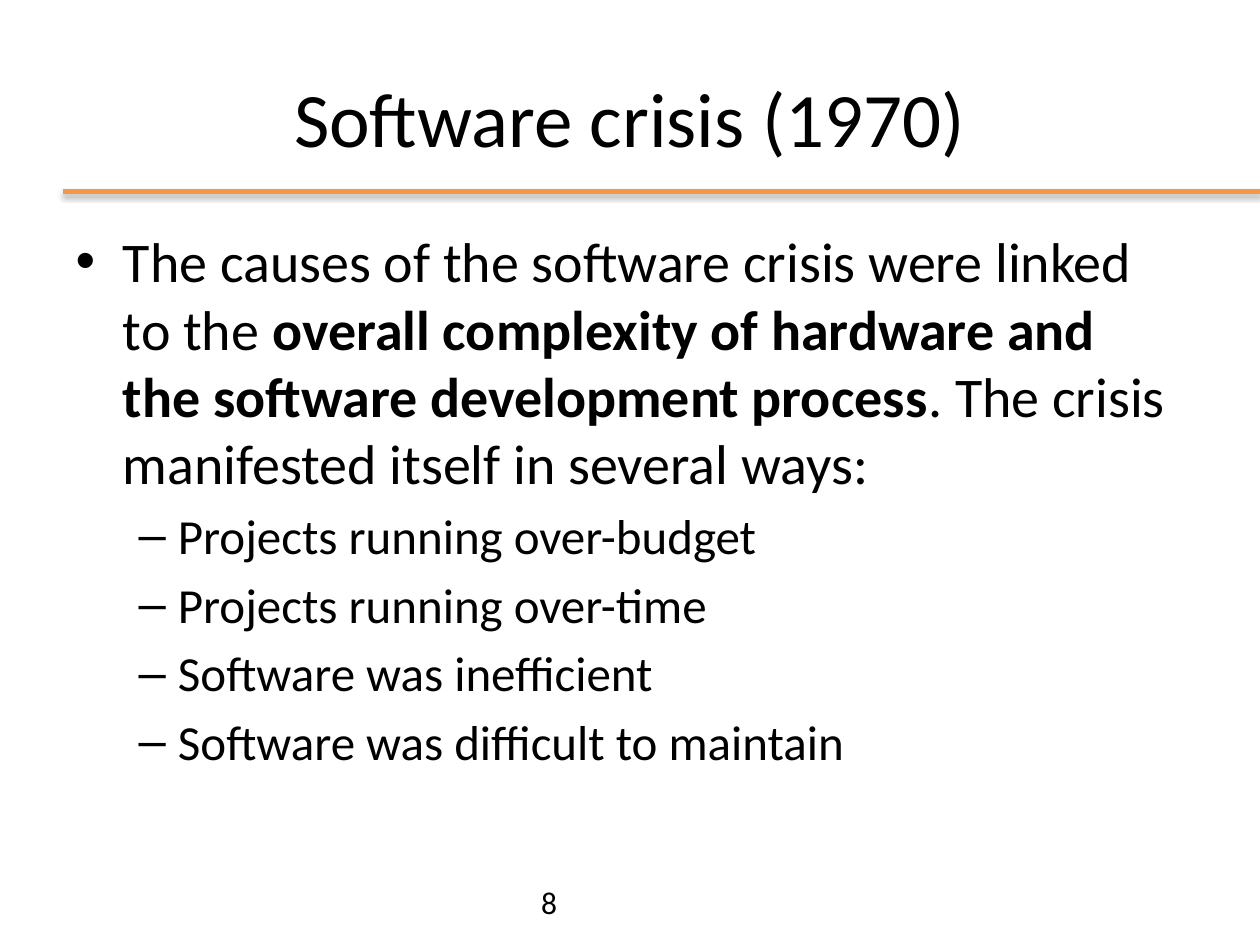
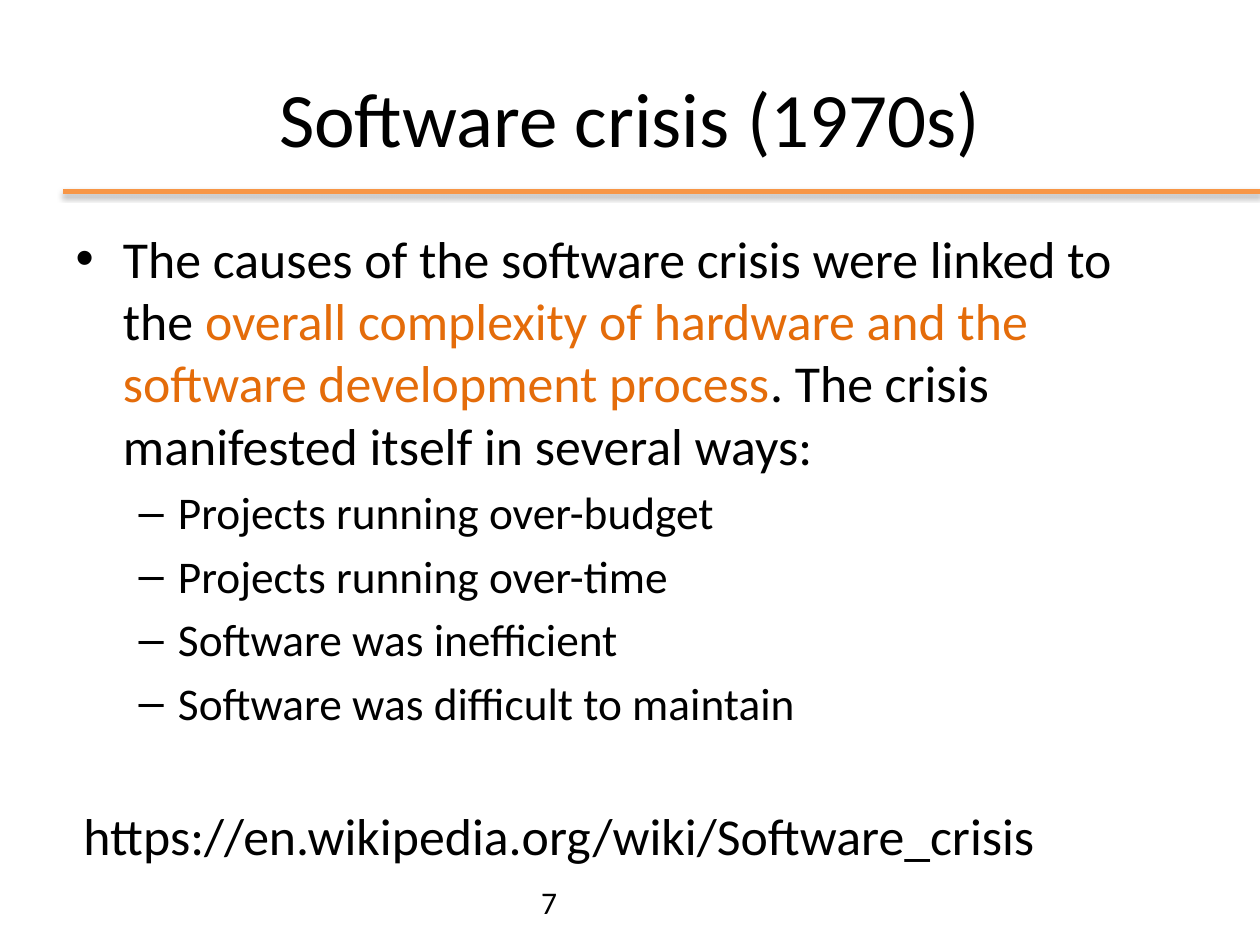
Before and after one commit to plctechnician/ooprogramming, a slide deck: slide 7 of java/slides/ppt/01 - Java From Functions to Objects.pptx (slide 8 before the commit). Drawn at 1260x945 pixels with LibreOffice and Linux fonts; fonts in the diff are those of the drawing; background and template pictures are left out. Boxes give left, top, right and bottom in pixels: in the first picture for what was removed or moved away, otherwise in the second. Text is boxed around its words. In the diff, an @@ line names an element or a change of style, - is before the commit and + after.

```diff
--- a/java/slides/ppt/01 - Java From Functions to Objects.pptx
+++ b/java/slides/ppt/01 - Java From Functions to Objects.pptx
@@ title at [279,91,980,158]: text changed @@
-Software crisis (1970)
+Software crisis (1970s)
@@ text at [123,242,1111,721]: size 32 to 29.6 pt in "The causes of the software crisis were ..."; text colour #000000 to #E46C0A, bold off in "overall complexity of hardware and the software ..."; size 28 to 25.9 pt in "Projects running over-budget", "Projects running over-time", "Software was inefficient", "Software was difficult to maintain" @@
@@ text at [83,819,1034,864]: paragraph added @@
+https://en.wikipedia.org/wiki/Software_crisis
@@ page number at [541,893,557,914]: text changed @@
-8
+7
```
Also in this commit, not shown: 17 other slides changed, 3 slides added, 8 slides removed, 1 other file.
